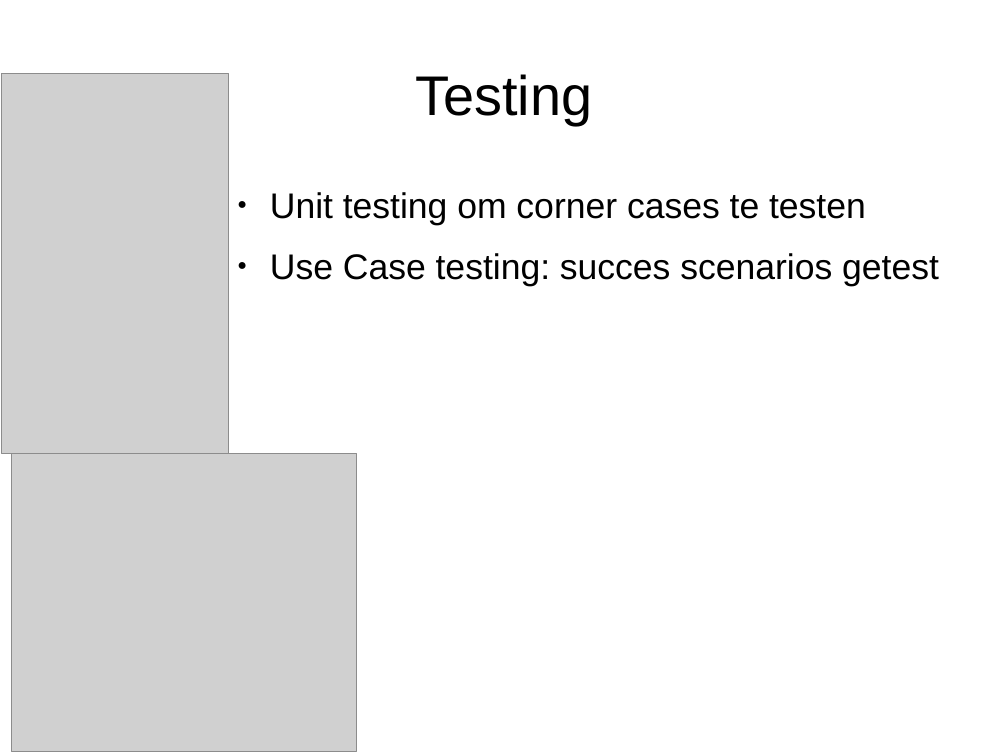
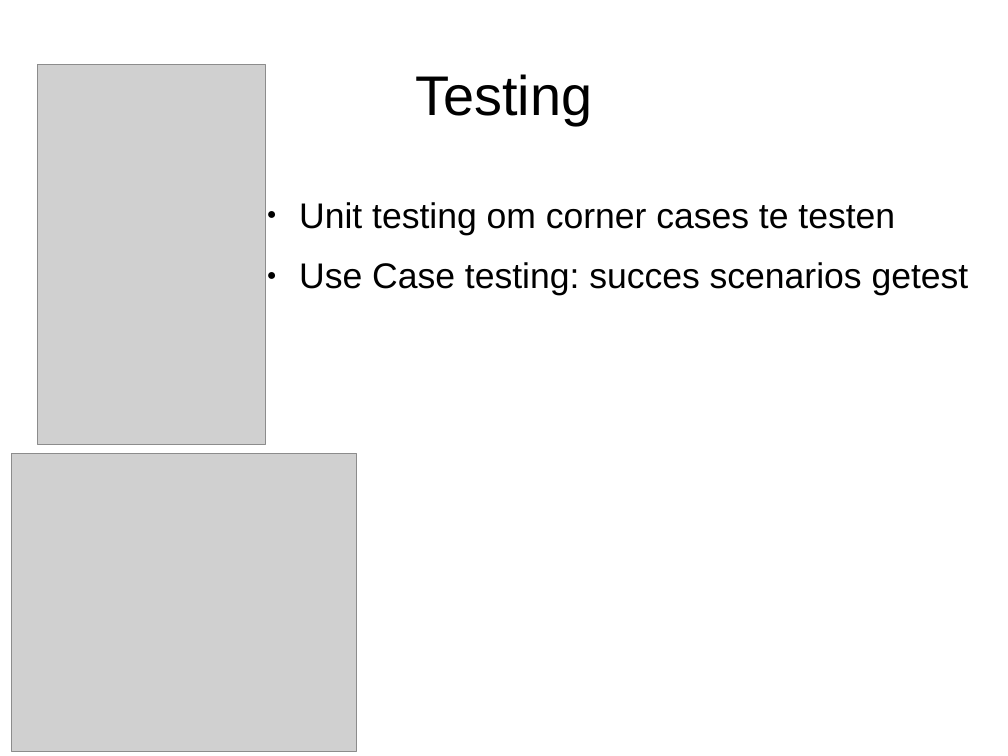
Before and after one commit to MennoK/SWOP-groep-8, a slide deck: slide 8 of Presentatie_iteratie1/presentatie_iteratie1.odp (slide 7 before the commit). Drawn at 1008x756 pixels with LibreOffice and Linux fonts; fonts in the diff are those of the drawing; grey boxes stand for pictures. Boxes give left, top, right and bottom in pixels: in the first picture for what was removed or moved away, otherwise in the second. Text is boxed around its words. In the diff, an @@ line names an element or a change of style, - is before the commit and + after.

```diff
--- a/Presentatie_iteratie1/presentatie_iteratie1.odp
+++ b/Presentatie_iteratie1/presentatie_iteratie1.odp
@@ picture: place and size @@
-picture at <box>1,73,229,454</box>
+picture at <box>38,64,265,445</box>
@@ text "Unit testing om corner cases ...": place and size @@
-text "Unit testing om corner cases ..." at <box>270,192,939,286</box>
+text "Unit testing om corner cases ..." at <box>299,202,969,296</box>
```
Also in this commit, not shown: 3 other slides changed, 1 slide added.
